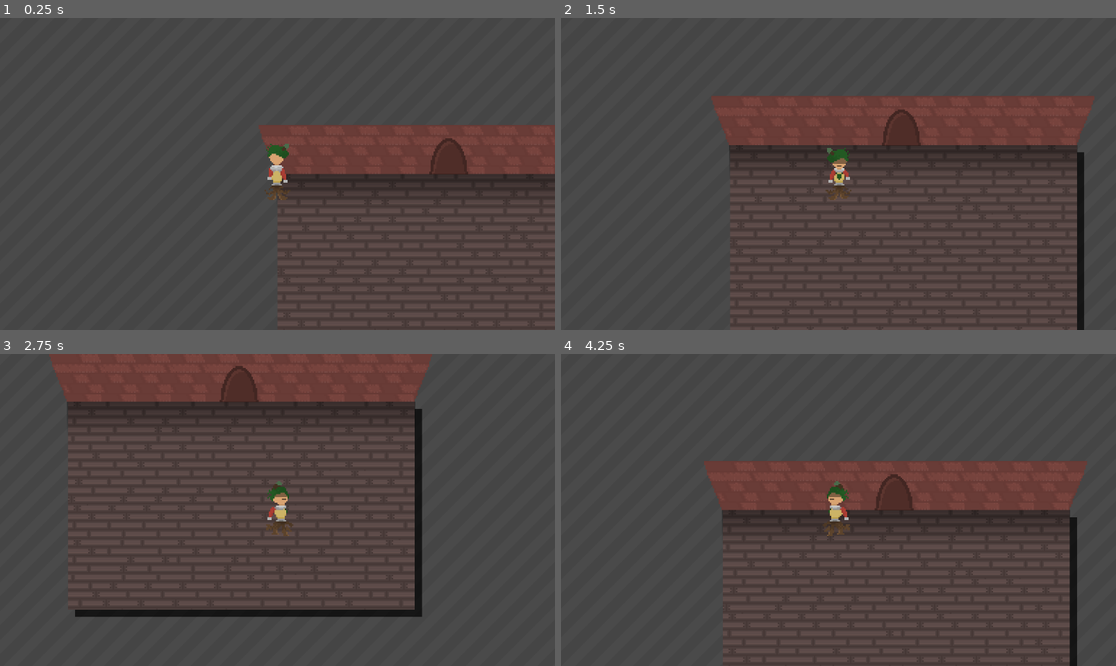
Above: before the commit, frames 1-4 (two rows, left to right).
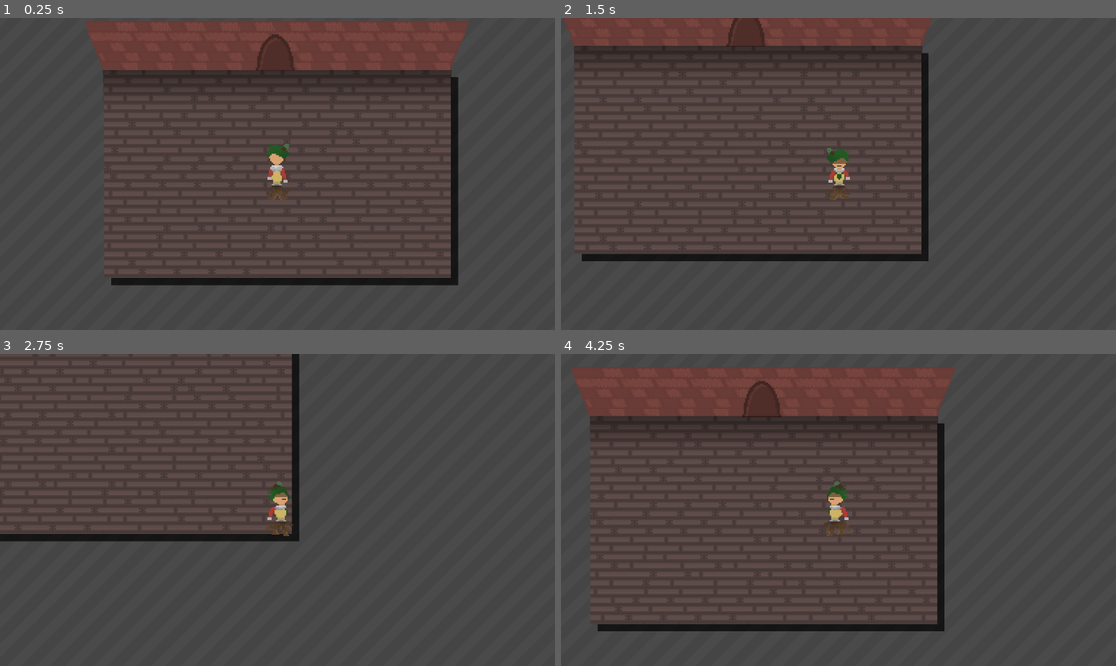
Above: after the commit, the same moments.

Repository: Trigware/Shopping-Madness
Game: Godot game, scene res://Scenes/MainScene.tscn
The game is run twice, just before and just after one commit, with the same random seed, the same clock (stepped at 60 frames per second) and the same inputs.
Inputs:
- Up to frame 1 (0.25 s): no input
- Up to frame 2 (1.5 s): tap Enter at 0.5 s; hold Right (walk_right) 0.53-1.28 s; hold Down (walk_down) from 1.28 s (still down)
- Up to frame 3 (2.75 s): release Down (walk_down) at 2.03 s; hold Right (walk_right) from 2.03 s (still down)
- Up to frame 4 (4.25 s): release Right (walk_right) at 2.78 s; hold Up (walk_up) 2.78-3.53 s; hold Left (walk_left) from 3.53 s (still down)

The runs differ from the first frame. In frame 1, 25% of the frame differs, in the area x 15-100%, y 0-99%; in frame 2, 25%; in frame 3, 17%; in frame 4, 27%, in the area x 1-95%, y 4-100%.

Commit message:
Added bounding boxes

Diff:
--- a/Scenes/MainScene.tscn
+++ b/Scenes/MainScene.tscn
@@ -5,6 +5,7 @@
 
 [node name="Root" type="Node2D" unique_id=1297904708]
 
-[node name="Room" parent="." unique_id=366738991 instance=ExtResource("1_tr2i4")]
+[node name="Room" parent="." unique_id=366738991 node_paths=PackedStringArray("playerNode") instance=ExtResource("1_tr2i4")]
+playerNode = NodePath("../Player")
 
 [node name="Player" parent="." unique_id=1332566470 instance=ExtResource("1_hpc76")]
--- a/Scenes/Player.tscn
+++ b/Scenes/Player.tscn
@@ -138,7 +138,10 @@
 "speed": 10.0
 }]
 
-[node name="Player" type="Node2D" unique_id=1332566470]
+[sub_resource type="RectangleShape2D" id="RectangleShape2D_kyqiw"]
+size = Vector2(20, 5.5)
+
+[node name="Player" type="CharacterBody2D" unique_id=1024422057]
 script = ExtResource("1_kyqiw")
 
 [node name="Sprite" type="AnimatedSprite2D" parent="." unique_id=1619851445]
@@ -147,3 +150,7 @@
 
 [node name="Camera" type="Camera2D" parent="." unique_id=58205281]
 zoom = Vector2(3, 3)
+
+[node name="Collider" type="CollisionShape2D" parent="." unique_id=1546566715]
+position = Vector2(0, 13.75)
+shape = SubResource("RectangleShape2D_kyqiw")
--- a/Scenes/Room.tscn
+++ b/Scenes/Room.tscn
@@ -13,7 +13,7 @@
 shader_parameter/texture_scale = Vector2(1, 1)
 shader_parameter/diagonal_lines = 4.0
 shader_parameter/gap_size = 0.519
-shader_parameter/pattern_repeated = 146.4547214999126
+shader_parameter/pattern_repeated = 179.6196064665435
 shader_parameter/line_color = Vector4(0, 0, 0, 0)
 shader_parameter/gap_color = Vector4(0, 0, 0, 0)
 
@@ -54,4 +54,4 @@
 
 [node name="RoomWalls" parent="." unique_id=270490686 instance=ExtResource("5_aaq88")]
 
-[node name="Bounding Area" type="Area2D" parent="." unique_id=1395775399]
+[node name="Bounding Area" type="StaticBody2D" parent="." unique_id=924359517]
--- a/Scripts/ItemRoom.gd
+++ b/Scripts/ItemRoom.gd
@@ -7,17 +7,23 @@
 @onready var background_diagonals: TiledDiagonals = $Background
 @onready var shadow_floor: ColorRect = $"Shadow Floor"
 @onready var room_walls: RoomWalls = $RoomWalls
-@onready var bounding_area: Area2D = $"Bounding Area"
+@onready var bounding_area: StaticBody2D = $"Bounding Area"
+@export var playerNode: Player
 
 const diagonals_size: int = 10000
 const floor_shadow_offset: int = 5
 
 func _ready():
+	center_player()
 	setup_floor()
 	center_background()
 	handle_floor_shadow()
 	room_walls.create_wall(default_room_size)
 	setup_bounding_collision_boxes()
+
+func center_player():
+	var room_size_in_px: Vector2 = default_room_size * tile_size
+	playerNode.position = room_size_in_px / 2
 
 func setup_floor():
 	room_floor.clear()
@@ -41,7 +47,30 @@
 	shadow_floor.position = shadow_offset
 
 const box_side_count: int = 4
+const box_collider_size: int = 20
 
 func setup_bounding_collision_boxes():
+	var room_total_size: Vector2 = default_room_size * tile_size
+
 	for i in range(box_side_count):
-		pass
+		var current_collision_shape: CollisionShape2D = CollisionShape2D.new()
+		var current_shape: RectangleShape2D = RectangleShape2D.new()
+		var shape_size: Vector2 = Vector2(room_total_size.x, box_collider_size)
+		var shape_position: Vector2 = Vector2.ZERO
+
+		var is_horizontal_box: bool = i % 2 == 0
+		var is_first_box: bool = i / 2 == 0
+		var checked_vec_index: int = 0 if is_horizontal_box else 1
+		var inverse_vec_index: int = 1 if is_horizontal_box else 0
+		shape_position[checked_vec_index] = room_total_size[checked_vec_index] / 2
+
+		if not is_horizontal_box: shape_size = Vector2(box_collider_size, room_total_size.y)
+		if not is_first_box: shape_position[inverse_vec_index] = room_total_size[inverse_vec_index]
+		var box_offset: float = box_collider_size / 2
+		if is_first_box: box_offset = -box_offset
+		shape_position[inverse_vec_index] += box_offset
+
+		current_shape.size = shape_size
+		current_collision_shape.shape = current_shape
+		current_collision_shape.position = shape_position
+		bounding_area.add_child(current_collision_shape)
--- a/Scripts/PlayerMovement.gd
+++ b/Scripts/PlayerMovement.gd
@@ -1,8 +1,9 @@
-extends Node2D
+class_name Player
+extends CharacterBody2D
 
 @onready var sprite = $Sprite
 
-const movement_speed: float = 100
+const movement_speed: float = 5000
 var current_movement_dir: MovementDir = MovementDir.None
 
 enum MovementDir {
@@ -22,7 +23,8 @@
 
 func handle_movement(delta: float):
 	var movement_vec: Vector2 = get_movement_vector()
-	position += movement_vec * movement_speed * delta
+	velocity = movement_vec * movement_speed * delta
+	move_and_slide()
 	if current_movement_dir == MovementDir.None:
 		sprite.stop()
 		return
--- a/project.godot
+++ b/project.godot
@@ -12,7 +12,7 @@
 
 config/name="Shopping Madness"
 run/main_scene="uid://ddi6cw6wifooj"
-config/features=PackedStringArray("4.7", "Forward Plus")
+config/features=PackedStringArray("4.6", "Forward Plus")
 <<<<<<<HEADconfig/features=PackedStringArray("4.6", "Forward Plus")
 
 [input]
